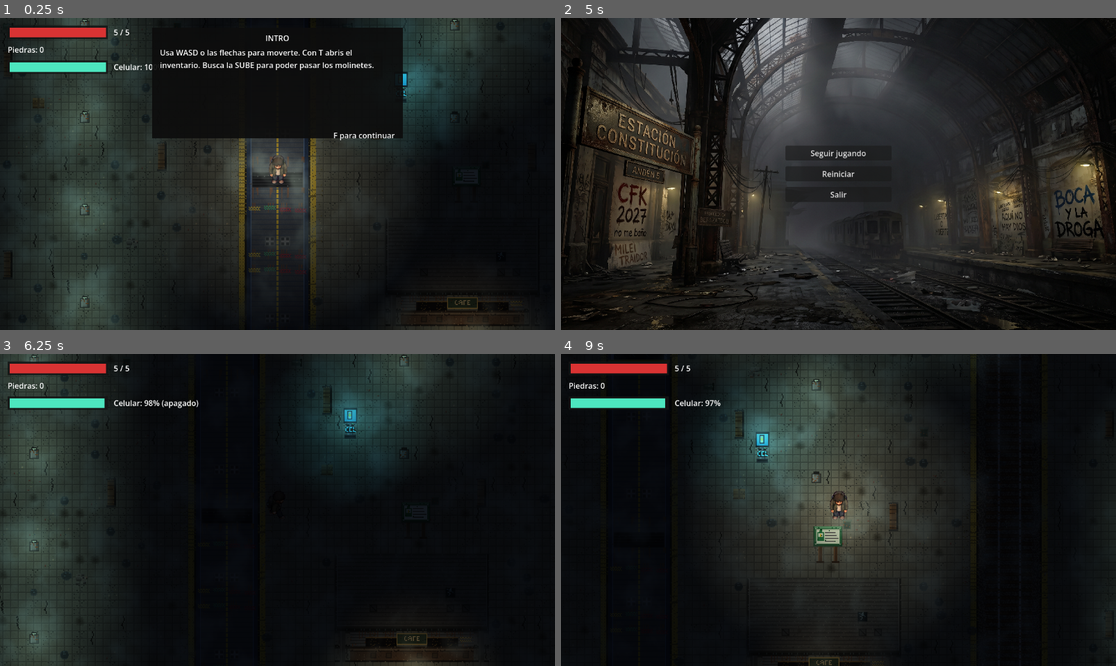
Above: before the commit, frames 1-4 (two rows, left to right).
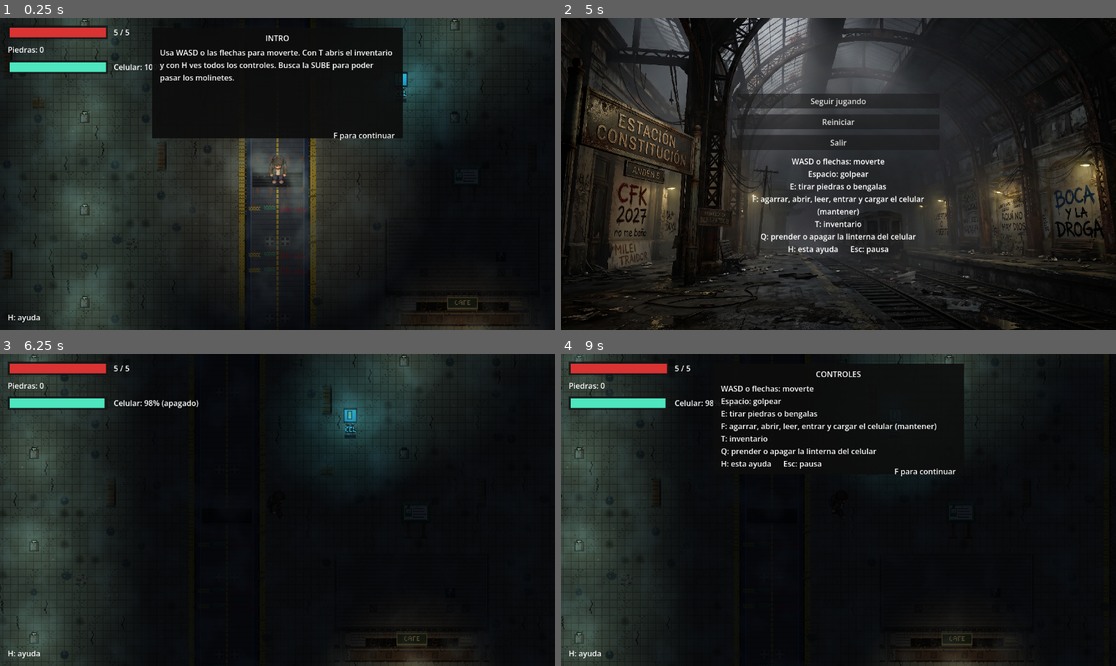
Above: after the commit, the same moments.

Repository: SOrtiz1967/Silent-Gil-Proyecto-Final
Game: Godot game, scene res://escenas/nivel_1.tscn
Same seed, same stepped clock (60 frames per second), same inputs: the game is played once before the commit and once after it.
Inputs:
- Up to frame 1 (0.25 s): no input
- Up to frame 2 (5 s): tap Enter at 0.5, 2, 3.5 s; hold D (mover_derecha) 0.53-1.28 s; tap Space (golpear) at 0.6, 1.25, 2.3, 2.75, 3.6, 4.25, 4.55 s; tap Q (linterna) at 0.8, 1.35, 3.05 s; hold S (mover_abajo) 1.28-2.03 s; tap H (ayuda, bound only after the commit) at 1.55, 2.1, 3.8 s; hold D (mover_derecha) 2.03-2.78 s; hold W (mover_arriba) 2.78-3.53 s; tap E (disparar) at 2.85 s; hold A (mover_izquierda) from 3.53 s (still down); tap T (inventario) at 4.15 s; tap F (interactuar) at 4.35 s; tap Escape (ui_cancel) at 4.9 s
- Up to frame 3 (6.25 s): release A (mover_izquierda) at 5 s; click "Reiniciar" at 5 s; hold S (mover_abajo) from 5.78 s (still down); tap Q (linterna) at 5.85 s
- Up to frame 4 (9 s): release S (mover_abajo) at 6.53 s; hold D (mover_derecha) 6.53-7.28 s; tap one key every 0.75 s from 6.6 s: H (ayuda, bound only after the commit) Space (golpear) Q (linterna) H (ayuda, bound only after the commit); hold W (mover_arriba) 7.28-8.03 s; hold D (mover_derecha) 8.03-8.78 s; hold S (mover_abajo) from 8.78 s (still down)

The runs differ from the first frame. In frame 1, 0.7% of the frame differs, in the area x 1-71%, y 10-98%; in frame 2, 3.8%; in frame 3, less than 0.1%; in frame 4, 41%, in the area x 0-100%, y 0-100%.

Commit message:
tecla H con la ayuda de los controles, recordatorio en pantalla y lista en el menu de pausa

Diff:
--- a/escenas/jugador.tscn
+++ b/escenas/jugador.tscn
@@ -92,6 +92,18 @@
 offset_bottom = 112.0
 color = Color(0.3, 0.9, 0.75, 1)
 
+[node name="EtiquetaAyuda" type="Label" parent="Hud"]
+anchors_preset = 2
+anchor_top = 1.0
+anchor_bottom = 1.0
+offset_left = 16.0
+offset_top = -40.0
+offset_right = 216.0
+offset_bottom = -12.0
+grow_vertical = 0
+text = "H: ayuda"
+vertical_alignment = 1
+
 [node name="EtiquetaBateria" type="Label" parent="Hud"]
 offset_left = 236.0
 offset_top = 88.0
--- a/escenas/menu_pausa.tscn
+++ b/escenas/menu_pausa.tscn
@@ -43,6 +43,19 @@
 layout_mode = 2
 text = "Salir"
 
+[node name="Controles" type="Label" parent="CenterContainer/VBoxContainer"]
+custom_minimum_size = Vector2(420, 0)
+layout_mode = 2
+text = "WASD o flechas: moverte
+Espacio: golpear
+E: tirar piedras o bengalas
+F: agarrar, abrir, leer, entrar y cargar el celular (mantener)
+T: inventario
+Q: prender o apagar la linterna del celular
+H: esta ayuda      Esc: pausa"
+horizontal_alignment = 1
+autowrap_mode = 3
+
 [connection signal="pressed" from="CenterContainer/VBoxContainer/BotonContinuar" to="." method="_on_boton_continuar_pressed"]
 [connection signal="pressed" from="CenterContainer/VBoxContainer/BotonReiniciar" to="." method="_on_boton_reiniciar_pressed"]
 [connection signal="pressed" from="CenterContainer/VBoxContainer/BotonSalir" to="." method="_on_boton_salir_pressed"]
--- a/escenas/tutorial.tscn
+++ b/escenas/tutorial.tscn
@@ -30,7 +30,7 @@
 offset_left = 16.0
 offset_top = 40.0
 offset_right = 504.0
-offset_bottom = 200.0
+offset_bottom = 208.0
 autowrap_mode = 3
 
 [node name="EtiquetaContinuar" type="Label" parent="Panel"]
--- a/project.godot
+++ b/project.godot
@@ -79,6 +79,11 @@
 "events": [Object(InputEventKey,"resource_local_to_scene":false,"resource_name":"","device":-1,"window_id":0,"alt_press …(192 unchanged characters)…
 ]
 }
+ayuda={
+"deadzone": 0.2,
+"events": [Object(InputEventKey,"resource_local_to_scene":false,"resource_name":"","device":-1,"window_id":0,"alt_pressed":false,"shift_pressed":false,"ctrl_pressed":false,"meta_pressed":false,"pressed":false,"keycode":0,"physical_keycode":72,"key_label":0,"unicode":104,"location":0,"echo":false,"script":null)
+]
+}
 
 [rendering]
 
--- a/scripts/tutorial.gd
+++ b/scripts/tutorial.gd
@@ -3,13 +3,14 @@
 @export_multiline var textoGanzua = "Las ganzuas sirven para forzar cerraduras. Si fallas se rompen, asi que usalas con cuidado. Con T ves cuantas te quedan. Sin ganzuas tambien podes intentarlo, pero es mas dificil."
 @export_multiline var textoCerradura = "Si no encontras la llave o la SUBE, podes forzar la cerradura con este juego. La aguja va y viene por la barra: apreta F cuando este sobre la zona verde. Necesitas 3 aciertos y la zona se achica con cada uno. Si fallas se rompe una ganzua. Esc para salir."
 @export_multiline var textoPernos = "Sin ganzua tenes que forzarla a mano, y asi tambien podes pasar si no tenes la llave. La linea roja se ve solo un instante: acordate donde esta. Apreta F cuando la punta del perno toque la linea. Si fallas se caen todos. Esc para salir."
-@export_multiline var textoIntro = "Usa WASD o las flechas para moverte. Con T abris el inventario. Busca la SUBE para poder pasar los molinetes."
+@export_multiline var textoIntro = "Usa WASD o las flechas para moverte. Con T abris el inventario y con H ves todos los controles. Busca la SUBE para poder pasar los molinetes."
 @export_multiline var textoSube = "Conseguiste la SUBE. Funciona como una ganzua: te deja pasar los molinetes. Acercate y apreta F."
 @export_multiline var textoMolinete = "Pasaste los molinetes. Segui explorando la estacion."
 @export_multiline var textoCombate = "Pasaste los molinetes. Afuera te esperan los fisuras: vagabundos agresivos que te …(209 unchanged characters)…
 @export_multiline var textoCelular = "Tu celular es tu linterna y su bateria se gasta mientras esta prendida. Apreta Q para apagarla y ahorrar. Busca los puntos de carga (los postes celestes) y mantene F para cargarlo."
 @export_multiline var textoPowerbank = "Un powerbank. Con esto el celular se carga solo, de a poco, hasta llegar al 100%, y ahi se queda: la bateria ya no se gasta."
 @export_multiline var textoFin = "Llegaste a tu casa. El reloj de la cocina marca las 3:07 y no hay nadie. Fin."
+@export_multiline var textoAyuda = "WASD o flechas: moverte\nEspacio: golpear\nE: tirar piedras o bengalas\nF: agarrar, abrir, leer, entrar y cargar el celular (mantener)\nT: inventario\nQ: prender o apagar la linterna del celular\nH: esta ayuda      Esc: pausa"
 @export_multiline var textoFinal = "Llegaste al final de este recorrido de prueba."
 var activo = false
 var vistos = []
@@ -69,6 +70,8 @@
 		_:
 			return ""
 func _process(delta):
+	if Input.is_action_just_pressed("ayuda") and not activo and not get_tree().paused:
+		mostrarTexto("CONTROLES", textoAyuda)
 	if puedeCerrar() and Input.is_action_just_pressed("interactuar"):
 		cerrar()
 func puedeCerrar():
Not shown, changed: README.md
